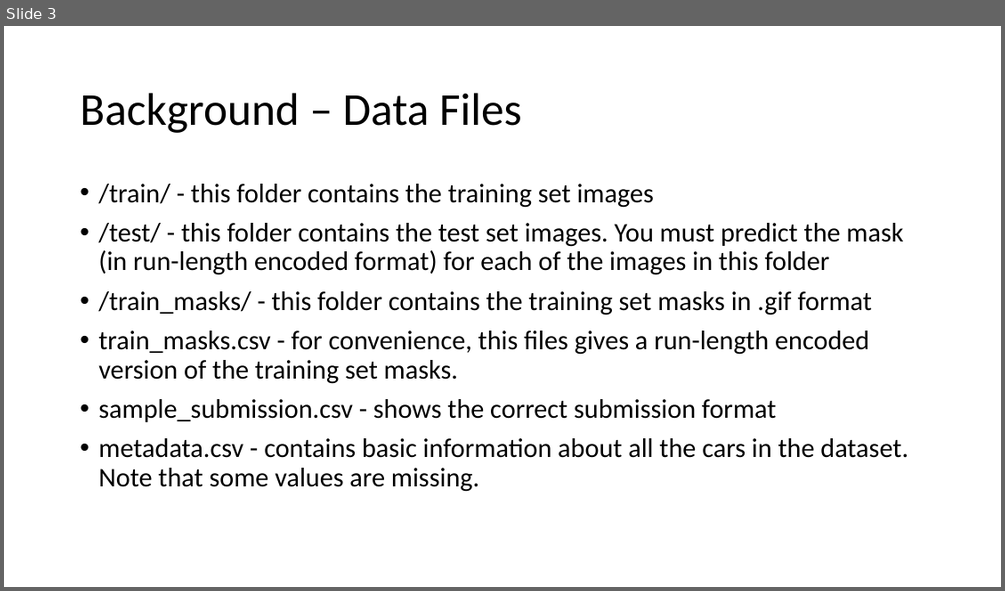
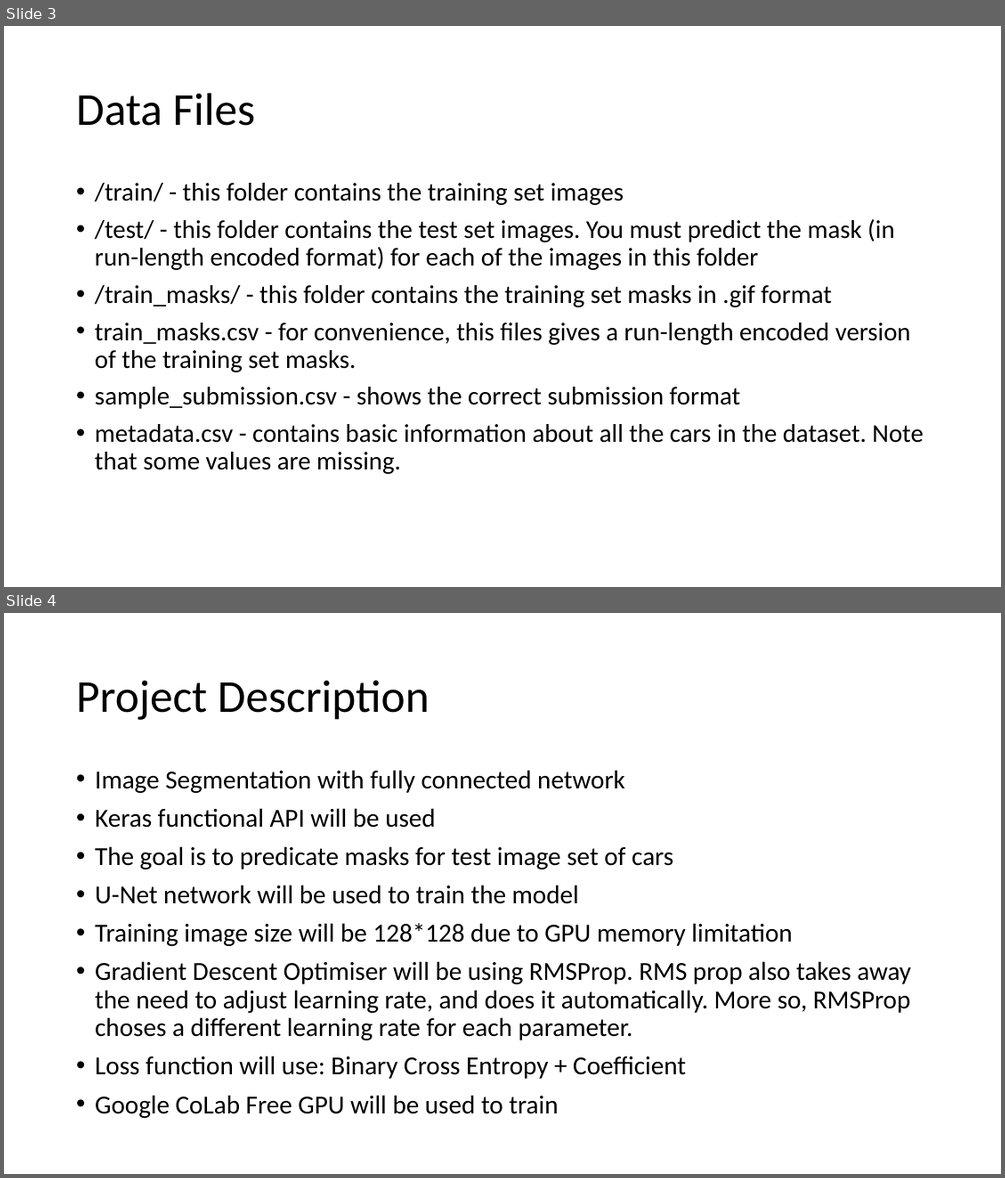
Before and after one commit to ligenchang/carvana-image-masking-challenge, a slide deck: Presentaton.pptx. Shown one above the other, each under a label of ours: slide 3 before the commit, slides 3 and 4 after it. The pictures are 1005x591 and 1005x1178 pixels, drawn with LibreOffice and Linux fonts; fonts in the diff are those of the drawing. Boxes give left, top, right and bottom in pixels: in the first picture for what was removed or moved away, otherwise in the second. Text is boxed around its words. In the diff, an @@ line names an element or a change of style, - is before the commit and + after.

```diff
--- a/Presentaton.pptx
+++ b/Presentaton.pptx
@@ slide 4 added at bbox=[4, 613, 1001, 1174], background #FFFFFF @@
@@ title added at bbox=[76, 680, 429, 720], 44 pt, text #000000 @@
+Project Description
@@ text added at bbox=[95, 770, 911, 1118], 25 pt, text #000000 @@
+• Image Segmentation with fully connected network
+• Keras functional API will be used
+• The goal is to predicate masks for test image set of cars
+• U-Net network will be used to train the model
+• Training image size will be 128*128 due to GPU memory limitation
+• Gradient Descent Optimiser will be using RMSProp. RMS prop also takes away the need to adjust learning rate, and does it automatically. More so, RMSProp choses a different learning rate for each parameter.
+• Loss function will use: Binary Cross Entropy + Coefficient
+• Google CoLab Free GPU will be used to train
@@ slide 3 changed as well @@
@@ title at bbox=[76, 93, 256, 126]: text changed @@
-Background – Data Files
+Data Files
@@ text "/train/ - this folder contains ..." at bbox=[95, 183, 922, 474]: size 25.9 to 24.8 pt; less space between paragraphs @@
```
Also in this commit, not shown: 6 other slides changed, 6 other slides added, 1 slide removed.
